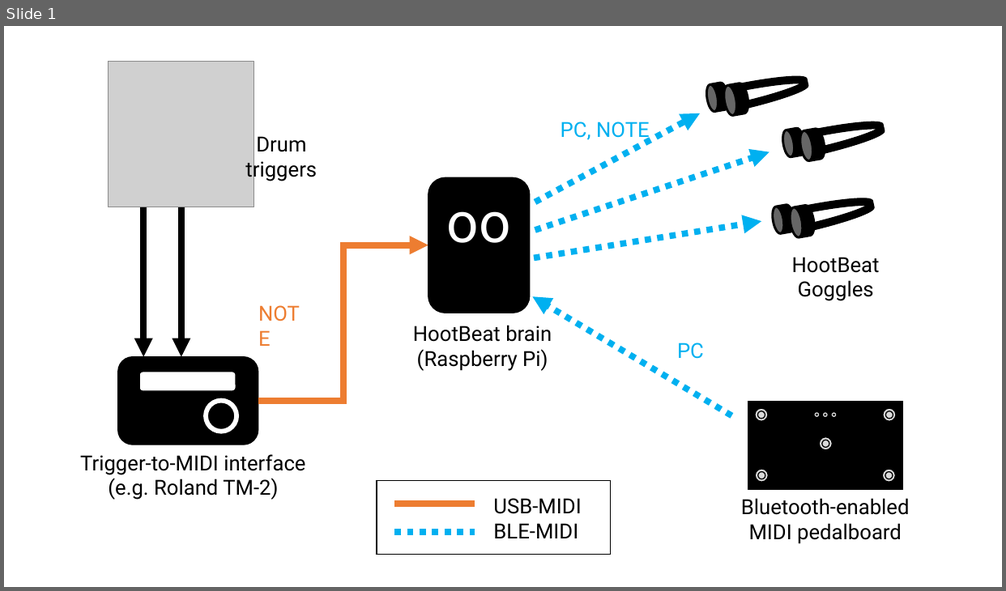
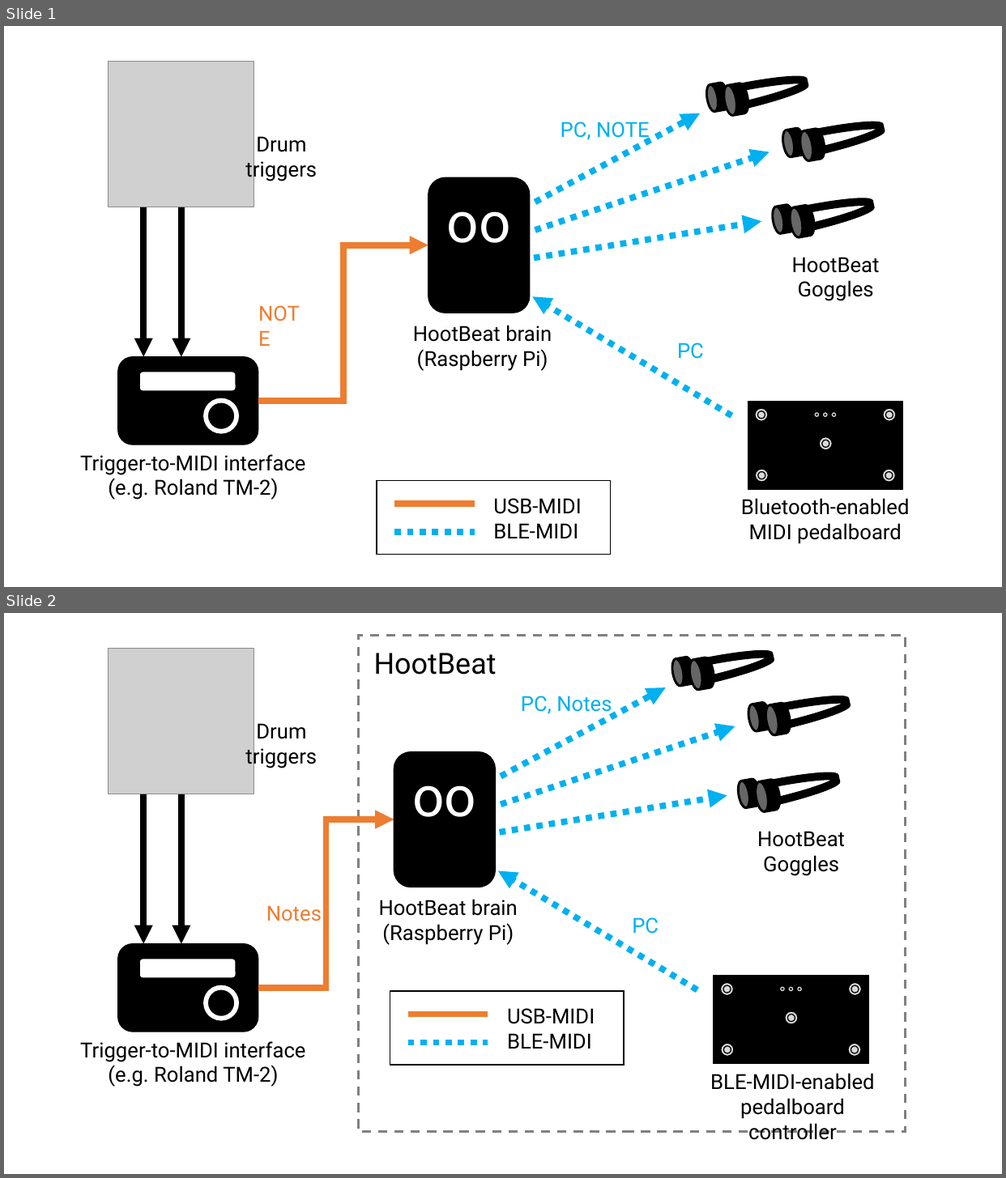
Before and after one commit to jpcarrascal/HootBeat, a slide deck: HootBeat-block_diagram.pptx. Shown one above the other, each under a label of ours: slide 1 before the commit, slides 1 and 2 after it. The pictures are 1006x591 and 1006x1178 pixels, drawn with LibreOffice and Linux fonts; fonts in the diff are those of the drawing; grey boxes stand for pictures. Boxes give left, top, right and bottom in pixels: in the first picture for what was removed or moved away, otherwise in the second. Text is boxed around its words. In the diff, an @@ line names an element or a change of style, - is before the commit and + after.

```diff
--- a/HootBeat-block_diagram.pptx
+++ b/HootBeat-block_diagram.pptx
@@ slide 2 added at [4,613,1002,1174], background #FFFFFF @@
@@ rectangle added at [358,636,906,1132], outline #808080 2.25 pt dashed @@
@@ picture added at [108,648,254,794] @@
@@ text added at [374,653,496,675], 28 pt, text #000000 @@
+HootBeat
@@ cylinder added at [671,656,696,687], fill #000000, outline #000000 2.25 pt @@
@@ cylinder added at [688,656,716,691], fill #000000, outline #000000 2.25 pt @@
@@ curved right arrow added at [690,644,776,686], fill #000000, outline #000000 1 pt @@
@@ arrow added from (501, 776) to (666, 688), #00B0F0 6 pt dashed @@
@@ text added at [521,696,612,717], 20 pt, text #00B0F0 @@
+PC, Notes
@@ cylinder added at [747,701,773,733], fill #000000, outline #000000 2.25 pt @@
@@ cylinder added at [765,702,792,736], fill #000000, outline #000000 2.25 pt @@
@@ curved right arrow added at [766,689,852,731], fill #000000, outline #000000 1 pt @@
@@ text added at [245,723,317,769], 20 pt, text #000000 @@
+Drum triggers
@@ arrow added from (501, 805) to (735, 726), #00B0F0 6 pt dashed @@
@@ rounded rectangle added at [394,752,495,888], fill #000000, outline #000000 1 pt, 54 pt, text #FFFFFF @@
+oo
@@ cylinder added at [736,778,762,809], fill #000000, outline #000000 2.25 pt @@
@@ cylinder added at [754,779,782,813], fill #000000, outline #000000 2.25 pt @@
@@ curved right arrow added at [756,766,842,808], fill #000000, outline #000000 1 pt @@
@@ arrow added from (143, 794) to (143, 944), #000000 6 pt @@
@@ arrow added from (181, 794) to (181, 944), #000000 6 pt @@
@@ arrow added from (500, 833) to (727, 796), #00B0F0 6 pt dashed @@
@@ elbow arrow added from (258, 988) to (394, 820), #ED7D31 6 pt @@
@@ text added at [757,831,845,876], 20 pt, text #000000 @@
+HootBeat
+Goggles
@@ arrow added from (697, 990) to (498, 871), #00B0F0 6 pt dashed @@
@@ text added at [379,899,518,945], 20 pt, text #000000 @@
+HootBeat brain
+(Raspberry Pi)
@@ text added at [266,905,322,922], 20 pt, text #ED7D31 @@
+Notes
@@ text added at [632,918,658,934], 20 pt, text #00B0F0 @@
+PC
@@ rounded rectangle added at [117,944,258,1032], fill #000000, outline #000000 1 pt @@
@@ rounded rectangle added at [139,959,236,978], fill #FFFFFF, outline #000000 1 pt @@
@@ ellipse added at [206,988,236,1019], fill #000000, outline #FFFFFF 4.5 pt @@
@@ group added at [714,976,868,1063]: 13 ellipses, 1 rectangle @@
@@ group added at [390,992,624,1065]: 2 lines, 1 rectangle, 1 text @@
+USB-MIDI
+BLE-MIDI
@@ text added at [80,1041,305,1087], 20 pt, text #000000 @@
+Trigger-to-MIDI interface
+(e.g. Roland TM-2)
@@ text added at [710,1073,874,1140], 20 pt, text #000000 @@
+BLE-MIDI-enabled pedalboard controller
```
Also in this commit, not shown: 1 other file.
